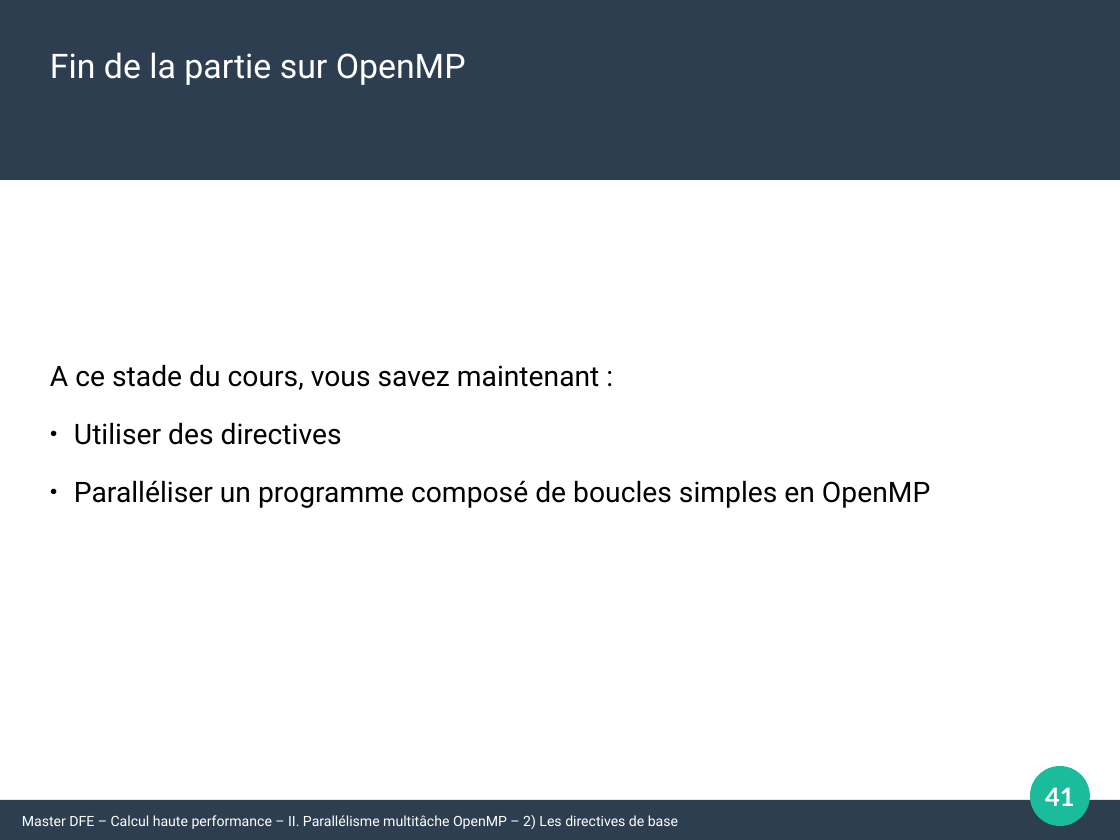
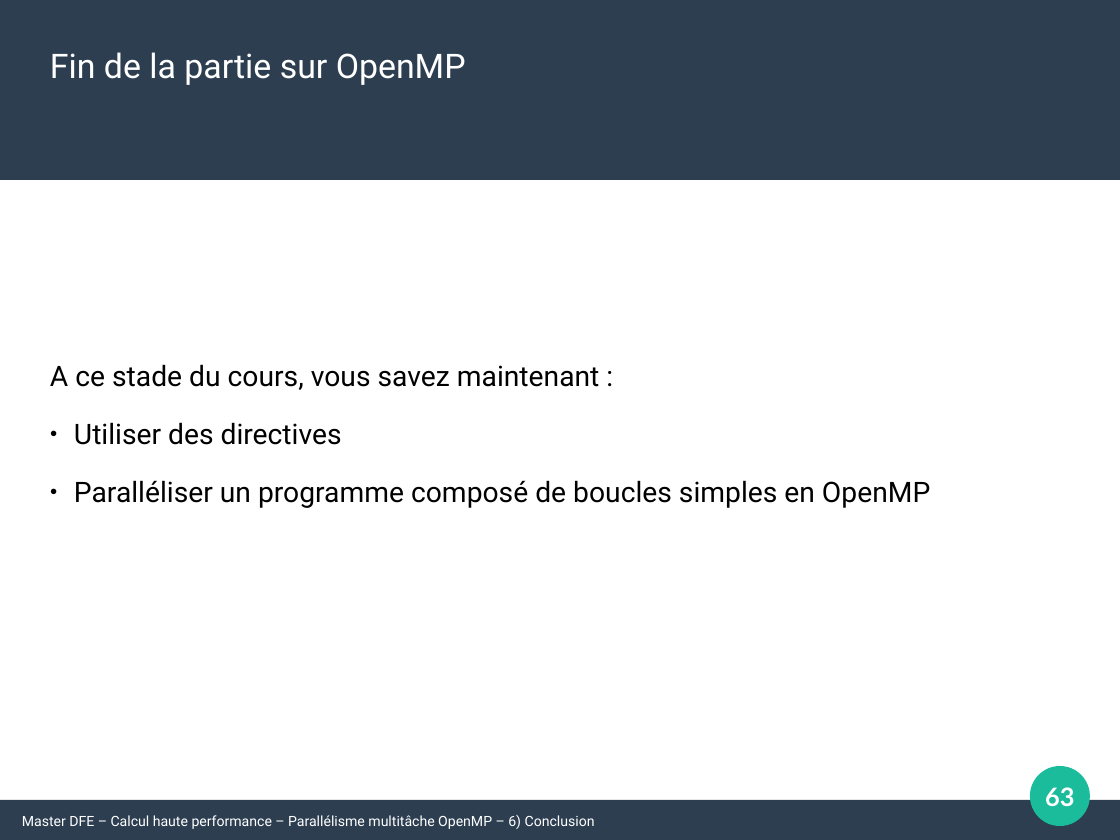
Before and after one commit to Maison-de-la-Simulation/HPC-DFE-Paris-Saclay, a slide deck: slide 63 of support/OpenMP.odp (slide 41 before the commit). Drawn at 1120x840 pixels with LibreOffice and Linux fonts; fonts in the diff are those of the drawing. Boxes give left, top, right and bottom in pixels: in the first picture for what was removed or moved away, otherwise in the second. Text is boxed around its words. In the diff, an @@ line names an element or a change of style, - is before the commit and + after.

Commit message:
Update openMP courses

```diff
--- a/support/OpenMP.odp
+++ b/support/OpenMP.odp
@@ page number at (1045, 787, 1074, 807): text changed @@
-41
+63
@@ text at (22, 815, 595, 829): text changed @@
-Master DFE – Calcul haute performance – II. Parallélisme multitâche OpenMP – 2) Les directives de base
+Master DFE – Calcul haute performance – Parallélisme multitâche OpenMP – 6) Conclusion
```
Also in this commit, not shown: 19 other slides changed, 22 slides added, 7 other files.
